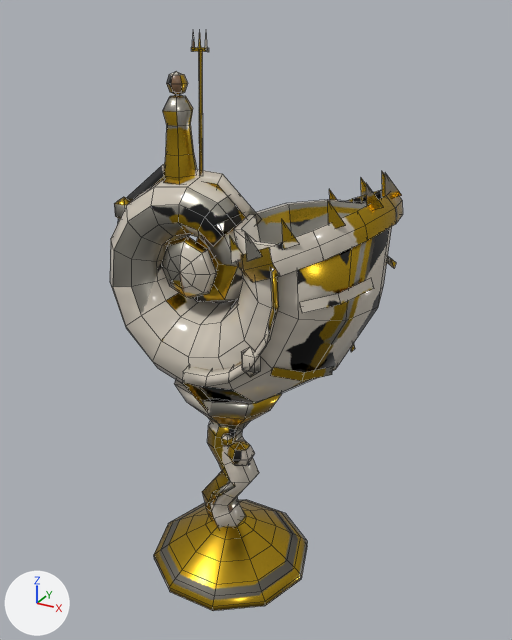
An edit to the Blender file Assets/Models/ArtBible/Items/Powder/NautilusCup/NautilusCup.blend, drawn before and after from the same camera.
One viewpoint serves both versions: a 50 mm camera at (0.208, -0.341, 0.356) aimed at (0.015, 0.009, 0.181). The lights are fixed; the arrows at lower left show +X, +Y and +Z. The first picture is the older version. Mesh edges are drawn as thin lines.

The first picture shows 'NautilusCup'.
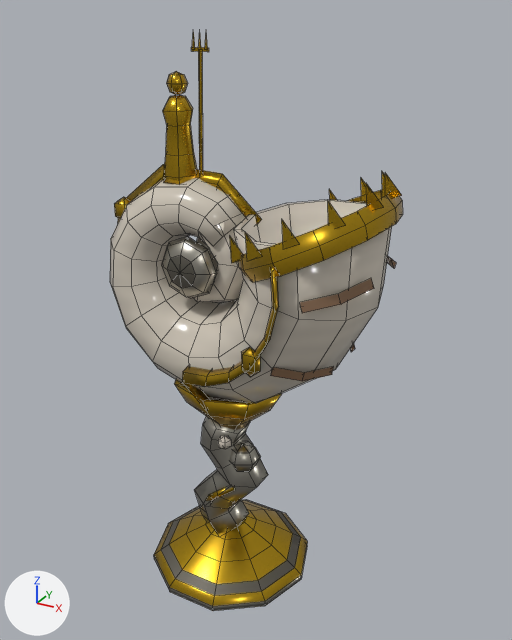
Pixel boxes [x1, y1, x2, y2] of what changed, in the pictures (512 x 640 px; the box of a moved part takes in the faces that stretch with it):
```json
{"part": 1, "of": "me_nautiluscup", "change": "moved or reshaped", "before": [227, 440, 255, 466], "after": [229, 441, 260, 472]}
{"part": 2, "of": "me_nautiluscup", "change": "moved or reshaped", "before": [221, 434, 233, 446], "after": [218, 436, 231, 449]}
{"part": 3, "of": "me_nautiluscup", "change": "moved or reshaped", "before": [206, 483, 235, 510], "after": [201, 487, 235, 509]}
{"part": 4, "of": "me_nautiluscup", "change": "moved or reshaped", "before": [202, 421, 259, 528], "after": [194, 416, 268, 534]}
{"part": 5, "of": "me_nautiluscup", "change": "surface changed", "before": [113, 31, 401, 611], "after": [113, 31, 401, 611]}
```

Scene script edits in JSON lines:
```json
{"block": "me_nautiluscup", "where": "me_nautiluscup.from_pydata(...)  # 801 vertices, 820 faces; spans x -0.087..0.101, y -0.058..0.058, z 0.0..0.346"}
{"block": "me_nautiluscup", "where": "# used by ob_nautiluscup; location = (0.0, 0.0, 0.0)"}
{"block": "me_nautiluscup", "change": "me_nautiluscup part 1: the loose piece of 20 vertices spanning x 0.001..0.019, y -0.013..0.005, z 0.082..0.099 is scaled about its middle by (1.2, 1.22, 1.18), then moved by (0.002, 0.0, -0.002)"}
{"block": "me_nautiluscup", "change": "me_nautiluscup part 2: the loose piece of 12 vertices spanning x 0.002..0.01, y -0.016..-0.009, z 0.1..0.109 is moved by (0.0, -0.003, 0.0)"}
{"block": "me_nautiluscup", "change": "me_nautiluscup part 3: the loose piece of 9 vertices spanning x -0.014..0.011, y -0.014..-0.007, z 0.039..0.072 is scaled about its middle by (1.23, 1.16, 1), then moved by (-0.001, -0.003, 0.0)"}
{"block": "me_nautiluscup", "change": "me_nautiluscup part 4: 54 of 801 vertices moved; they spanned x -0.019..0.019, y -0.013..0.013, z 0.021..0.115 and now span x -0.025..0.025, y -0.016..0.016, z 0.019..0.117; mean shift (0.0, 0.0, 0.0); largest move (0.019, -0.006, 0.071) -> (0.025, -0.008, 0.071)"}
{"block": "me_nautiluscup", "change": "me_nautiluscup part 5: 736 kept faces spanning x -0.087..0.101, y -0.058..0.058, z 0.0..0.346 get new texture (UV) coordinates"}
```
